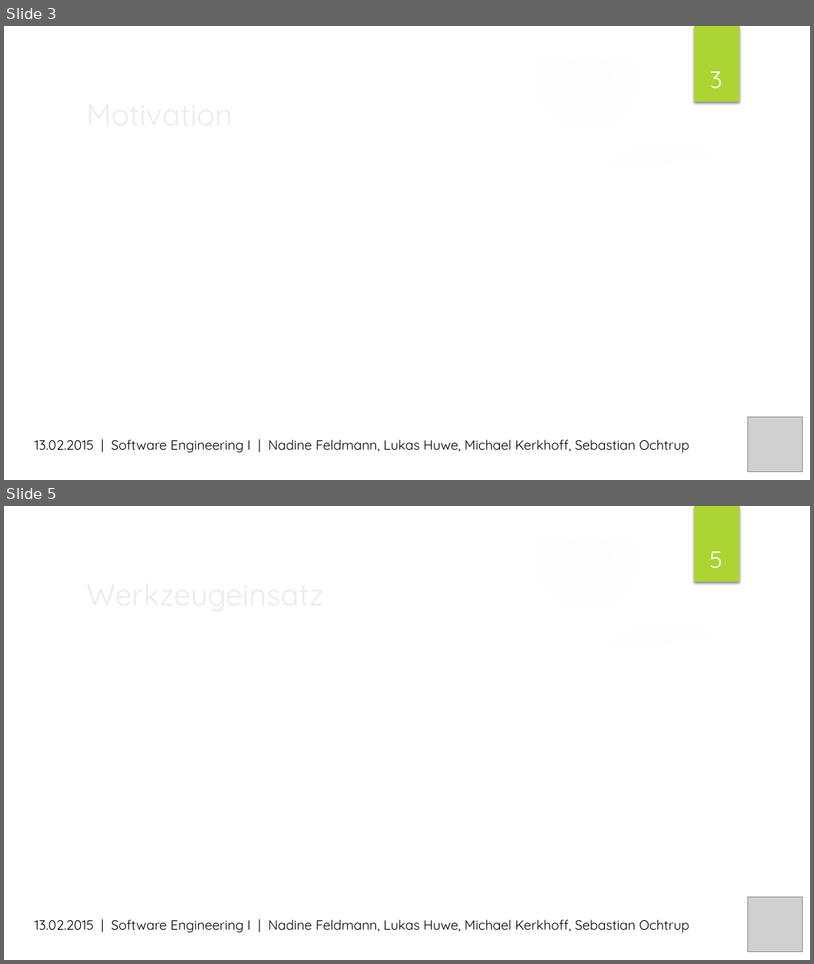
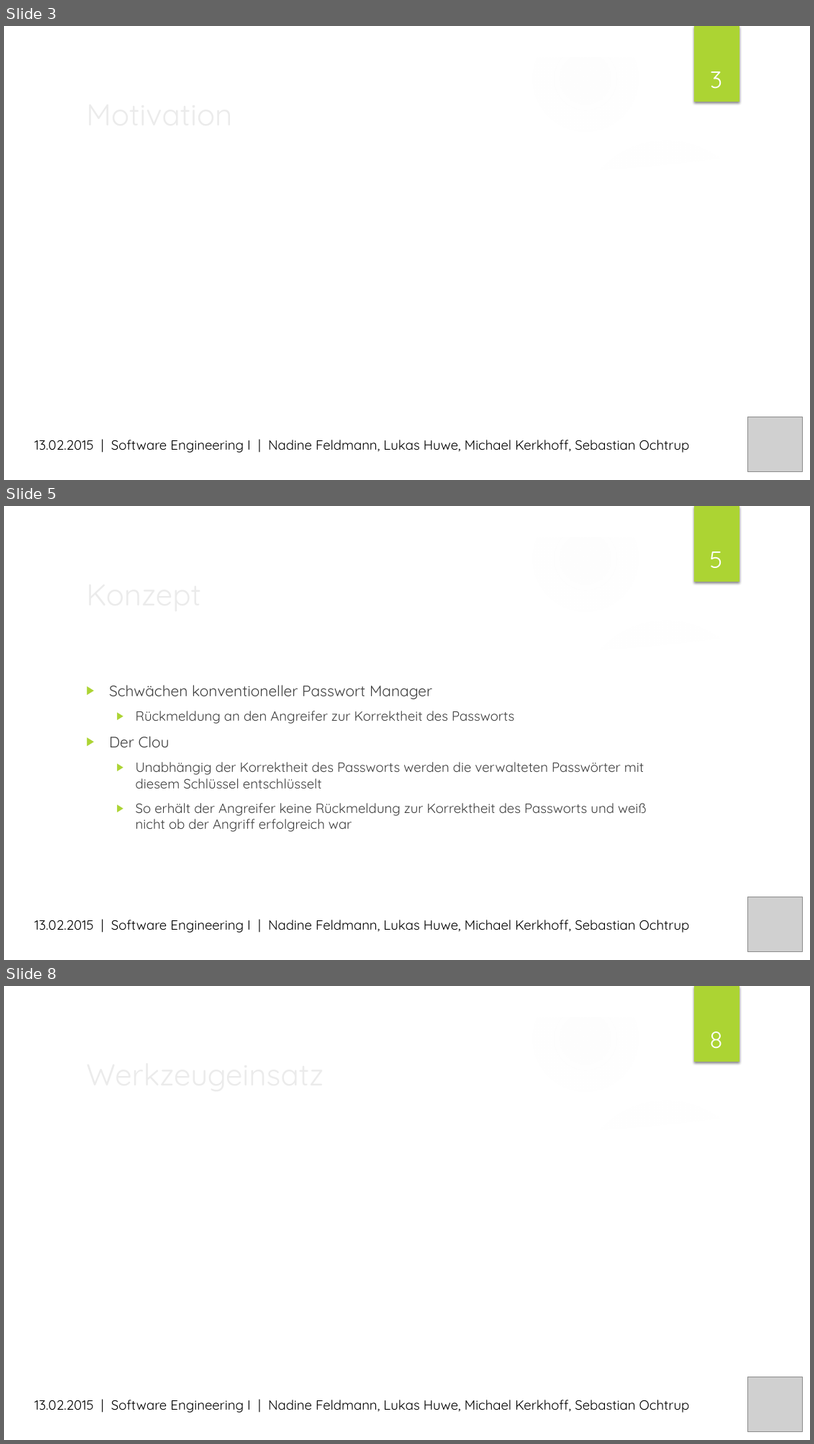
Before and after one commit to MrXXX92/pwsafe, a slide deck: Dokumentation/PWSafe Präsentation.pptx. Shown one above the other, each under a label of ours: slides 3 and 5 before the commit, slides 3, 5 and 8 after it; the slides between them are not shown. The pictures are 814x964 and 814x1444 pixels, drawn with LibreOffice and Linux fonts; fonts in the diff are those of the drawing; grey boxes stand for pictures; background and template pictures are left out. Boxes give left, top, right and bottom in pixels: in the first picture for what was removed or moved away, otherwise in the second. Text is boxed around its words. In the diff, an @@ line names an element or a change of style, - is before the commit and + after.

Commit message:
Teil "Konzept" für die Präsentation erstellt

```diff
--- a/Dokumentation/PWSafe Präsentation.pptx
+++ b/Dokumentation/PWSafe Präsentation.pptx
@@ slide 5 added at (4, 506, 810, 960), background picture (left out); not listed: 9 template elements that a slide beside it also shows @@
@@ title added at (80, 570, 660, 617), 36 pt, text #EBEBEB @@
+Konzept
@@ page number added at (710, 551, 723, 568), 28 pt, text #FFFFFF @@
+5
@@ text added at (109, 685, 647, 831), 16 pt, text #404040 @@
+▶ Schwächen konventioneller Passwort Manager
+  ▶ Rückmeldung an den Angreifer zur Korrektheit des Passworts
+▶ Der Clou
+  ▶ Unabhängig der Korrektheit des Passworts werden die verwalteten Passwörter mit diesem Schlüssel entschlüsselt
+  ▶ So erhält der Angreifer keine Rückmeldung zur Korrektheit des Passworts und weiß nicht ob der Angriff erfolgreich war
@@ picture added at (748, 897, 802, 951) @@
@@ text added at (34, 919, 690, 932), 16 pt, text #000000 @@
+13.02.2015 | Software Engineering I | Nadine Feldmann, Lukas Huwe, Michael Kerkhoff, Sebastian Ochtrup
@@ what was slide 5 is now slide 8 @@
@@ page number at (710, 1031, 723, 1049): text changed @@
-5
+8
```
Also in this commit, not shown: 1 slide changed, 3 other slides added.
